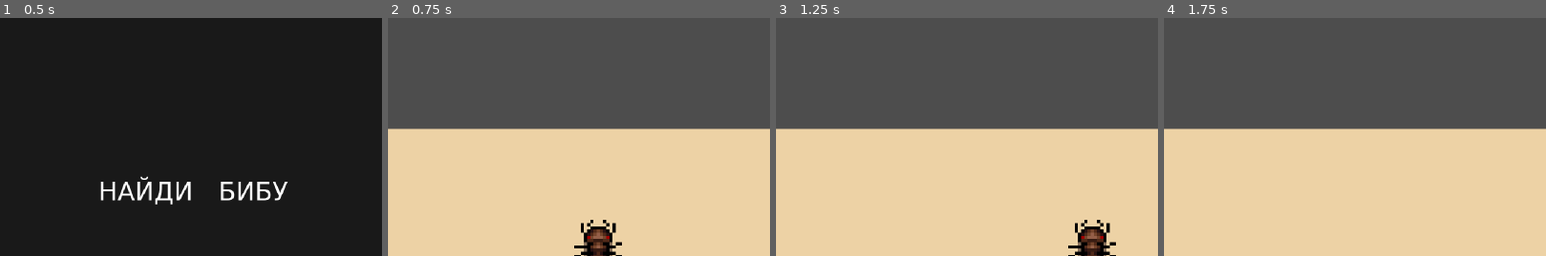
Above: before the commit, frames 1-4 (left to right).
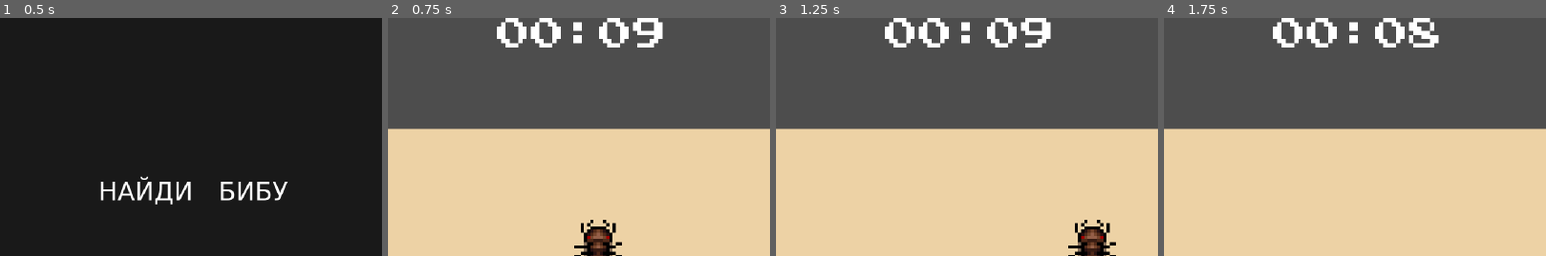
Above: after the commit, the same moments.

Repository: olferuk/gmtk-gamejam-2025
Game: Godot game, scene res://scenes/menus/start_screen.tscn
Same seed, same stepped clock (60 frames per second), same inputs: the game is played once before the commit and once after it.
Inputs:
- Up to frame 1 (0.5 s): no input
- Up to frame 2 (0.75 s): tap Space at 0.5, 0.6 s; hold Right (ui_right) from 0.53 s (still down); hold Enter (ui_accept) from 0.53 s (still down)
- Up to frame 3 (1.25 s): keep holding Right (ui_right); keep holding Enter (ui_accept)
- Up to frame 4 (1.75 s): release Right (ui_right) at 1.28 s; release Enter (ui_accept) at 1.28 s; hold Down (ui_down) from 1.28 s (still down); tap Enter (ui_accept) at 1.35, 1.52 s; tap Space at 1.55 s
The pictures show only the part of the screen within x 25-75%, y 0-50%; the shares and areas given below are measured in that part.

Frame 1 is identical in both runs. In frame 2, 2.3% of the frame differs, in the area x 28-72%, y 0-13%; in frame 3, 2.3%; in frame 4, 2.3%.

Commit message:
add timer and game over screen

Diff:
--- a/scenes/ants_test.tscn
+++ b/scenes/ants_test.tscn
@@ -1,7 +1,12 @@
-[gd_scene load_steps=3 format=3 uid="uid://dcttlg3dxwyti"]
+[gd_scene load_steps=5 format=3 uid="uid://dcttlg3dxwyti"]
 
 [ext_resource type="Script" uid="uid://bxl812y3ypeft" path="res://src/ants_test.gd" id="1_tkyur"]
 [ext_resource type="PackedScene" uid="uid://choluaobbfxji" path="res://scenes/game_objects/player.tscn" id="2_player"]
+[ext_resource type="FontFile" uid="uid://bfoead15dvol3" path="res://vfx/fonts/shovel-knight-extended.ttf" id="3_font"]
+
+[sub_resource type="LabelSettings" id="LabelSettings_timer"]
+font = ExtResource("3_font")
+font_size = 32
 
 [node name="Main" type="Node2D"]
 script = ExtResource("1_tkyur")
@@ -22,3 +27,17 @@
 [node name="Player" parent="." instance=ExtResource("2_player")]
 
 [node name="Camera2D" type="Camera2D" parent="."]
+
+[node name="UI" type="CanvasLayer" parent="."]
+
+[node name="TimerLabel" type="Label" parent="UI"]
+anchors_preset = 5
+anchor_left = 0.5
+anchor_right = 0.5
+offset_left = -50.0
+offset_right = 50.0
+offset_bottom = 40.0
+grow_horizontal = 2
+text = "00:10"
+label_settings = SubResource("LabelSettings_timer")
+horizontal_alignment = 1
--- /dev/null
+++ b/scenes/menus/game_over.tscn
@@ -0,0 +1,51 @@
+[gd_scene load_steps=5 format=3 uid="uid://cl5xh8w2qam4n"]
+
+[ext_resource type="Script" path="res://src/game_over.gd" id="1_script"]
+[ext_resource type="FontFile" uid="uid://bfoead15dvol3" path="res://vfx/fonts/shovel-knight-extended.ttf" id="2_font"]
+
+[sub_resource type="LabelSettings" id="LabelSettings_title"]
+font = ExtResource("2_font")
+font_size = 64
+
+[sub_resource type="LabelSettings" id="LabelSettings_continue"]
+font = ExtResource("2_font")
+font_size = 24
+
+[node name="GameOver" type="Control"]
+layout_mode = 3
+anchors_preset = 15
+anchor_right = 1.0
+anchor_bottom = 1.0
+script = ExtResource("1_script")
+
+[node name="Background" type="ColorRect" parent="."]
+layout_mode = 1
+anchors_preset = 15
+anchor_right = 1.0
+anchor_bottom = 1.0
+color = Color(0.1, 0.1, 0.1, 1)
+
+[node name="CenterContainer" type="CenterContainer" parent="."]
+layout_mode = 1
+anchors_preset = 15
+anchor_right = 1.0
+anchor_bottom = 1.0
+
+[node name="VBoxContainer" type="VBoxContainer" parent="CenterContainer"]
+layout_mode = 2
+
+[node name="GameOverTitle" type="Label" parent="CenterContainer/VBoxContainer"]
+layout_mode = 2
+text = "GAME OVER"
+label_settings = SubResource("LabelSettings_title")
+horizontal_alignment = 1
+
+[node name="Spacer" type="Control" parent="CenterContainer/VBoxContainer"]
+custom_minimum_size = Vector2(0, 100)
+layout_mode = 2
+
+[node name="ContinueLabel" type="Label" parent="CenterContainer/VBoxContainer"]
+layout_mode = 2
+text = "(PRESS SPACE TO TRY AGAIN)"
+label_settings = SubResource("LabelSettings_continue")
+horizontal_alignment = 1
--- a/src/ants_test.gd
+++ b/src/ants_test.gd
@@ -9,17 +9,25 @@
 @onready var ants: Node2D = $Ants
 @onready var camera: Camera2D = $Camera2D
 @onready var player: CharacterBody2D = $Player
+@onready var timer_label: Label = $UI/TimerLabel
 
 const ENEMY_SCENE = preload("res://scenes/game_objects/enemy.tscn")
 
 var camera_bounds: Rect2
 var spawn_timer: float = 0.0
+var game_timer: float = 10.0
+var is_game_over: bool = false
 
 func _ready() -> void:
 	_calculate_camera_bounds()
 	_spawn_wave()
 
 func _process(delta: float) -> void:
+	if is_game_over:
+		return
+
+	_update_game_timer(delta)
+
 	spawn_timer += delta
 	if spawn_timer >= spawn_delay:
 		spawn_timer = 0.0
@@ -64,3 +72,21 @@
 	for ant in ants.get_children():
 		if ant.global_position.x > camera_bounds.position.x + camera_bounds.size.x + cleanup_distance:
 			ant.queue_free()
+
+func _update_game_timer(delta: float) -> void:
+	game_timer -= delta
+
+	if game_timer <= 0:
+		game_timer = 0
+		_game_over()
+
+	_update_timer_display()
+
+func _update_timer_display() -> void:
+	var minutes = int(game_timer / 60)
+	var seconds = int(game_timer) % 60
+	timer_label.text = "%02d:%02d" % [minutes, seconds]
+
+func _game_over() -> void:
+	is_game_over = true
+	get_tree().change_scene_to_file("res://scenes/menus/game_over.tscn")
--- /dev/null
+++ b/src/game_over.gd
@@ -0,0 +1,25 @@
+extends Control
+
+@export var blink_speed: float = 2.0
+
+@onready var continue_label: Label = $CenterContainer/VBoxContainer/ContinueLabel
+
+var blink_timer: float = 0.0
+
+func _ready() -> void:
+	pass
+
+func _process(delta: float) -> void:
+	_update_blink_animation(delta)
+
+func _unhandled_input(event: InputEvent) -> void:
+	if event.is_action_pressed("ui_accept") or (event is InputEventKey and event.keycode == KEY_SPACE and event.pressed):
+		_try_again()
+
+func _update_blink_animation(delta: float) -> void:
+	blink_timer += delta * blink_speed
+	var alpha = (sin(blink_timer) + 1.0) / 2.0
+	continue_label.modulate = Color(1, 1, 1, alpha)
+
+func _try_again() -> void:
+	get_tree().change_scene_to_file("res://scenes/ants_test.tscn")
Not shown, added: src/game_over.gd.uid
